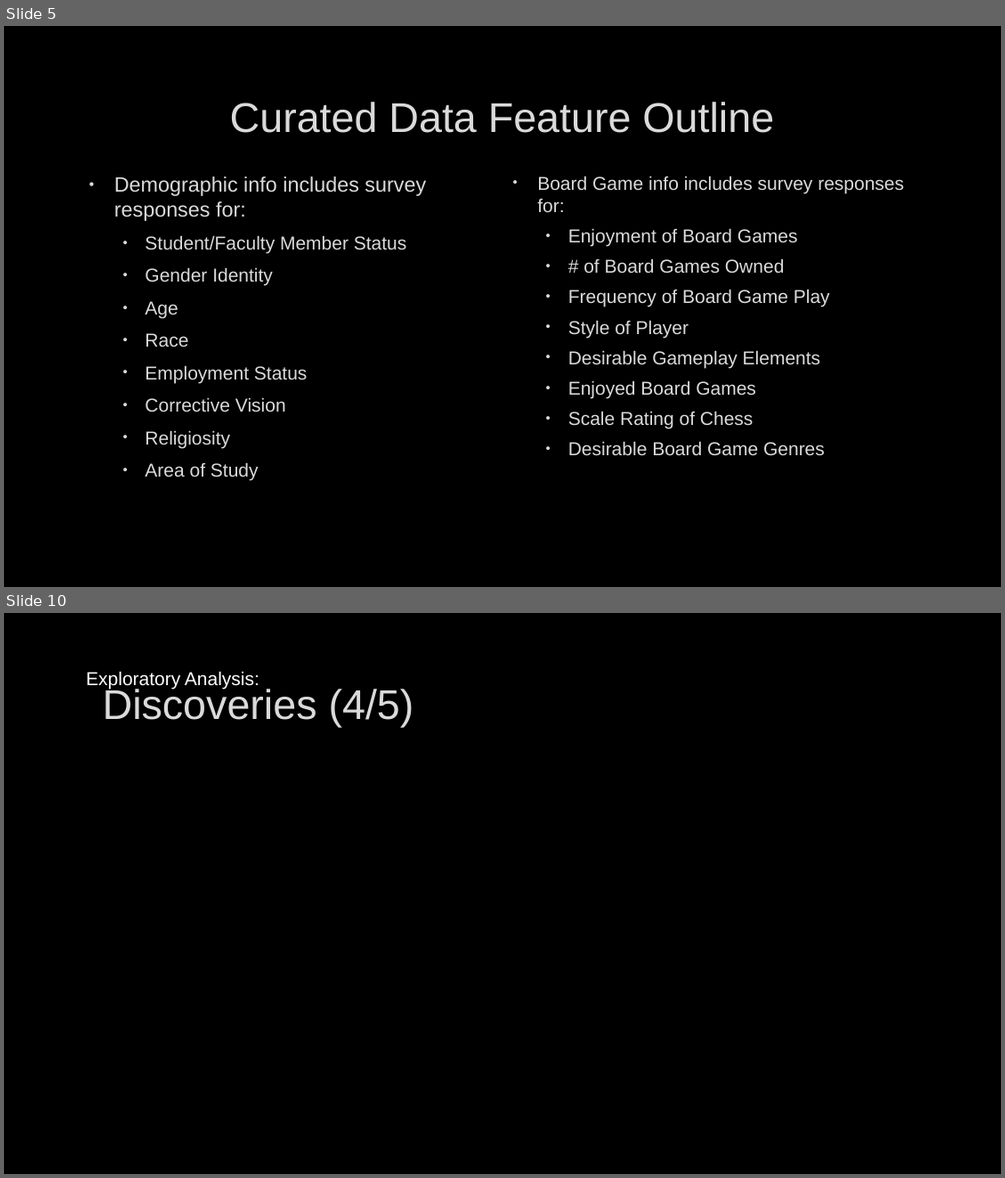
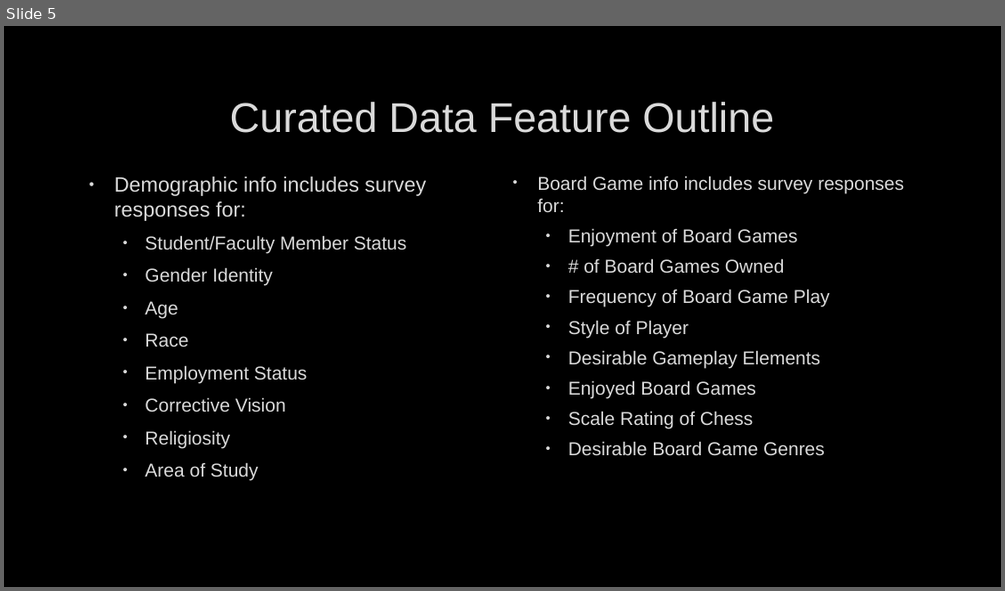
Before and after one commit to sevenwwu/sevenwwu.github.io, a slide deck: write-ups/presentation.pptx. Shown one above the other, each under a label of ours: slides 5 and 10 before the commit, slide 5 after it; the slides between them are not shown. The pictures are 1005x1178 and 1005x591 pixels, drawn with LibreOffice and Linux fonts; fonts in the diff are those of the drawing; background and template pictures are left out. Boxes give left, top, right and bottom in pixels: in the first picture for what was removed or moved away, otherwise in the second. Text is boxed around its words. In the diff, an @@ line names an element or a change of style, - is before the commit and + after.

```diff
--- a/write-ups/presentation.pptx
+++ b/write-ups/presentation.pptx
@@ slide 10 removed at [4, 613, 1001, 1174], background picture (left out) @@
@@ text removed at [86, 671, 259, 689] @@
-Exploratory Analysis:
@@ title removed at [103, 686, 414, 727] @@
-Discoveries (4/5)
```
Also in this commit, not shown: 5 slides changed, 1 slide added, 2 other slides removed.
